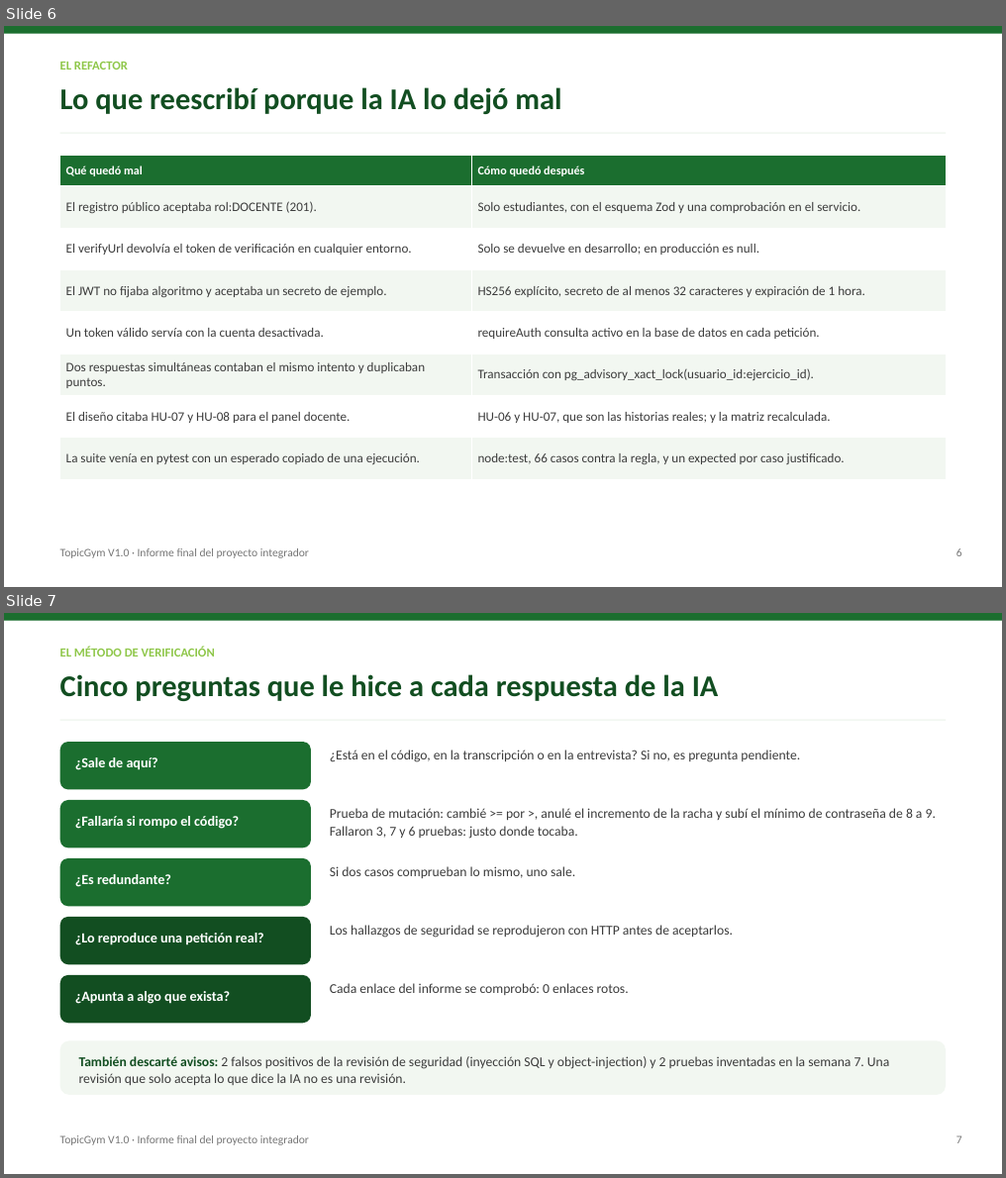
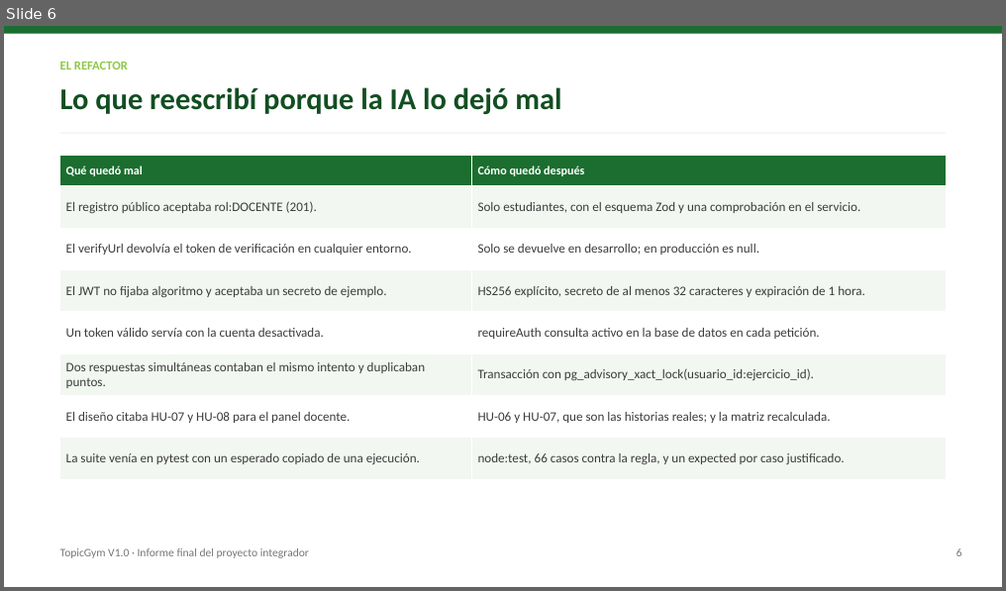
Before and after one commit to MaNDress78/14-11-2026, a slide deck: documentos/semana8/TopicGym_sustentacion_informe_final.pptx. Shown one above the other, each under a label of ours: slides 6 and 7 before the commit, slide 6 after it. The pictures are 1006x1178 and 1006x591 pixels, drawn with LibreOffice and Linux fonts; fonts in the diff are those of the drawing. Boxes give left, top, right and bottom in pixels: in the first picture for what was removed or moved away, otherwise in the second. Text is boxed around its words. In the diff, an @@ line names an element or a change of style, - is before the commit and + after.

```diff
--- a/documentos/semana8/TopicGym_sustentacion_informe_final.pptx
+++ b/documentos/semana8/TopicGym_sustentacion_informe_final.pptx
@@ slide 7 removed at (4,613,1002,1174), background #FFFFFF @@
@@ rounded rectangle removed at (4,613,1002,621) @@
@@ text removed at (60,646,215,657) @@
-EL MÉTODO DE VERIFICACIÓN
@@ text removed at (60,674,719,701) @@
-Cinco preguntas que le hice a cada respuesta de la IA
@@ rounded rectangle removed at (60,719,945,721) @@
@@ rounded rectangle removed at (60,742,311,789) @@
@@ text removed at (75,758,158,770) @@
-¿Sale de aquí?
@@ text removed at (330,750,800,762) @@
-¿Está en el código, en la transcripción o en la entrevista? Si no, es pregunta pendiente.
@@ rounded rectangle removed at (60,800,311,848) @@
@@ text removed at (75,816,239,829) @@
-¿Fallaría si rompo el código?
@@ text removed at (330,808,936,839) @@
-Prueba de mutación: cambié >= por >, anulé el incremento de la racha y subí el mínimo de contraseña de 8 a 9. Fallaron 3, 7 y 6 pruebas: justo donde tocaba.
@@ rounded rectangle removed at (60,859,311,906) @@
@@ text removed at (75,874,171,887) @@
-¿Es redundante?
@@ text removed at (330,866,575,878) @@
-Si dos casos comprueban lo mismo, uno sale.
@@ rounded rectangle removed at (60,917,311,964) @@
@@ text removed at (75,933,264,946) @@
-¿Lo reproduce una petición real?
@@ text removed at (330,925,733,938) @@
-Los hallazgos de seguridad se reprodujeron con HTTP antes de aceptarlos.
@@ rounded rectangle removed at (60,975,311,1023) @@
@@ text removed at (75,991,231,1004) @@
-¿Apunta a algo que exista?
@@ text removed at (330,983,629,995) @@
-Cada enlace del informe se comprobó: 0 enlaces rotos.
@@ rounded rectangle removed at (60,1042,945,1095) @@
@@ text removed at (79,1057,889,1085) @@
-También descarté avisos: 2 falsos positivos de la revisión de seguridad (inyección SQL y object-injection) y 2 pruebas inventadas en la semana 7. Una revisión que solo acepta lo que dice la IA no es una revisión.
@@ text removed at (60,1136,309,1146) @@
-TopicGym V1.0 · Informe final del proyecto integrador
@@ text removed at (956,1136,962,1144) @@
-7
```
Also in this commit, not shown: 3 slides changed, 2 slides added, 1 other slide removed, 1 other file.
